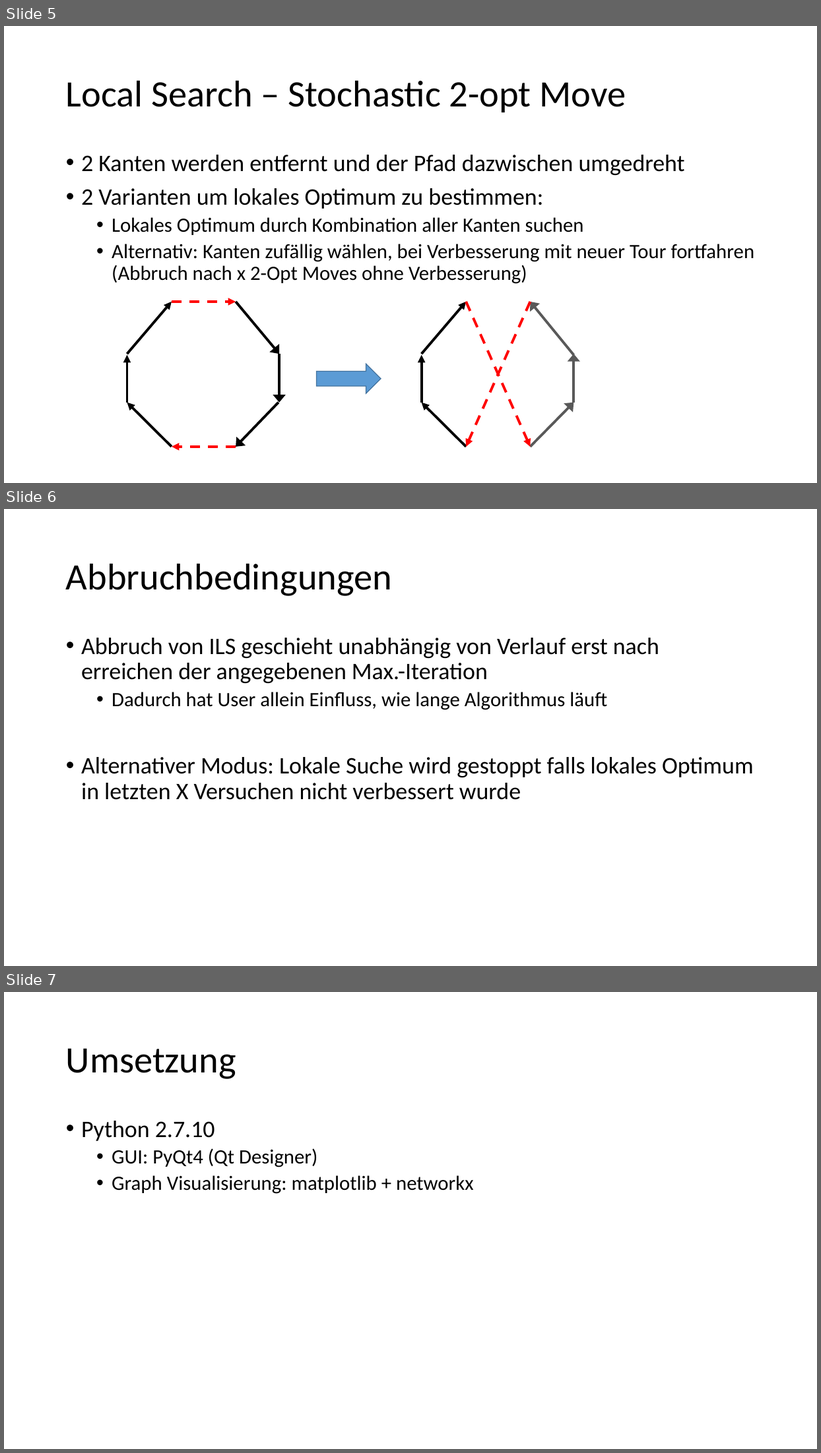
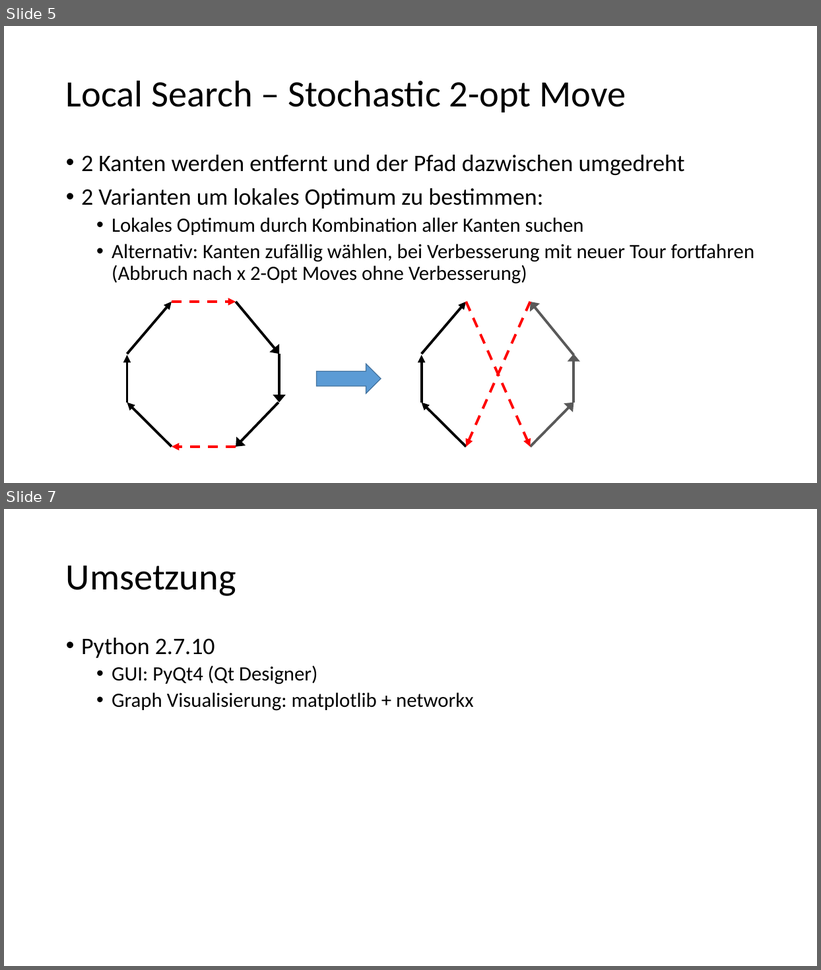
Before and after one commit to fritziF/Python-TSP-Heuristic, a slide deck: doc/Fritz_Svetoslav_TSP.pptx. Shown one above the other, each under a label of ours: slides 5, 6 and 7 before the commit, slides 5 and 7 after it; the slides between them are not shown. The pictures are 821x1453 and 821x970 pixels, drawn with LibreOffice and Linux fonts; fonts in the diff are those of the drawing. Boxes give left, top, right and bottom in pixels: in the first picture for what was removed or moved away, otherwise in the second. Text is boxed around its words. In the diff, an @@ line names an element or a change of style, - is before the commit and + after.

```diff
--- a/doc/Fritz_Svetoslav_TSP.pptx
+++ b/doc/Fritz_Svetoslav_TSP.pptx
@@ slide 6 removed at box(4, 509, 817, 966), background #FFFFFF @@
@@ title removed at box(66, 563, 392, 596) @@
-Abbruchbedingungen
@@ text removed at box(81, 638, 754, 800) @@
-• Abbruch von ILS geschieht unabhängig von Verlauf erst nach erreichen der angegebenen Max.-Iteration
-  • Dadurch hat User allein Einfluss, wie lange Algorithmus läuft
-• Alternativer Modus: Lokale Suche wird gestoppt falls lokales Optimum in letzten X Versuchen nicht verbessert wurde
```
Also in this commit, not shown: 1 slide added, 2 other files.
